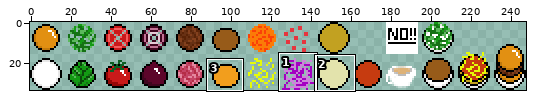
Sprite sheet -- ENG1/tests/build/resources/main/atlas/food_placeholders_new_new.png. The picture above shows the old version from afar; the outline marks the close-up.
Close-up. Earlier state:
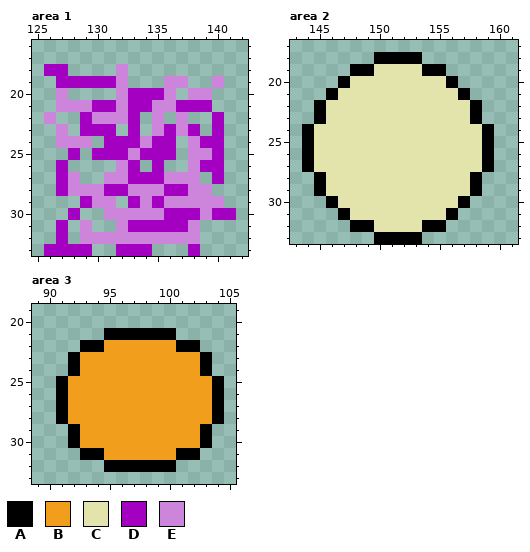
The file is 248x34 pixels. Pixels under 10% opacity are left out. Colours within 5 levels of each other are drawn and written as one. Shown: area 1: x 125..142, y 16..33; area 2: x 143..161, y 17..33; area 3: x 89..105, y 19..33. The commit also changed other parts of the picture, which this record leaves out.
Palette (. is transparent): A #000000  B #f29e1d  C #e3e3ac  D #a300c2  E #cc85da
Once edited:
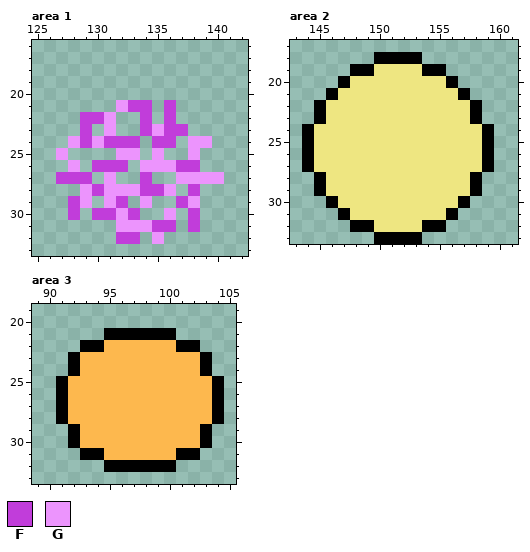
Colours new in this view: F #c13dda  G #ec94fd
Edits made:
@@ palette @@
-B #f29e1d
+B #fdb84e
-C #e3e3ac
+C #eee681
--- area 1
@@ x 125..142 @@
 17 ..................
-18 .DD....E..........
-19 ..DDDDDE...EE..E..
-20 ..E....EDDDE.EE...
-21 ..EEEDDEDDEEDDD...
-22 .E..DEEED.E.E..D..
-23 ..E.DDD.D.EDED.D..
-24 ..EEE.DDDEDD.EDD..
-25 ...D.DDDEDDD.EED..
-26 ..D....ED.D..EDD..
-27 ..DE..EEDDDEEE.D..
-28 ..DEEEDDEEEDDEE...
-29 ....DEE.DEDEEEEE..
-30 ...D..EEEEEDDDEDD.
-31 ..D.E..EDDDDDE....
-32 ..D.EEEEEEEEEE....
-33 .DDDD..DDD...D....
+18 ..................
+19 ..................
+20 ..................
+21 .......GFF.F......
+22 ....FFG..F.F......
+23 ....F.G..FGFF.....
+24 ...GFGFFF.FF.GG...
+25 ..G....GG.G..G....
+26 ...G.FFF.GGGFF....
+27 ..FFF.G..F..GGGG..
+28 ....GFGGGFFG.F....
+29 ...FG.GF.G..FG....
+30 ...F.FFGF..G.F....
+31 .......GGGFF.F....
+32 .......FF.G.......
+33 ..................
Pixel boxes of the changes (left, top, right, bottom) in both close-ups:
changed: (44, 64, 236, 256)
changed: (314, 64, 482, 232)
changed: (68, 340, 212, 460)
